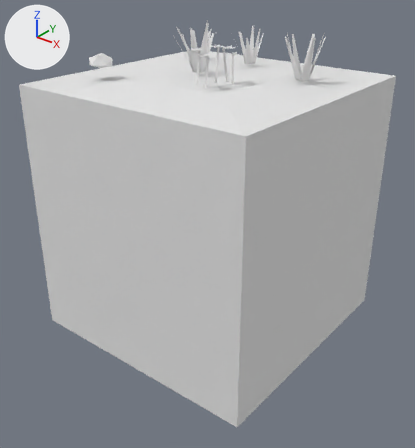
The FBX model Assets/Tiles/Grass/Grass light 0.fbx as it was, and as the next commit left it.
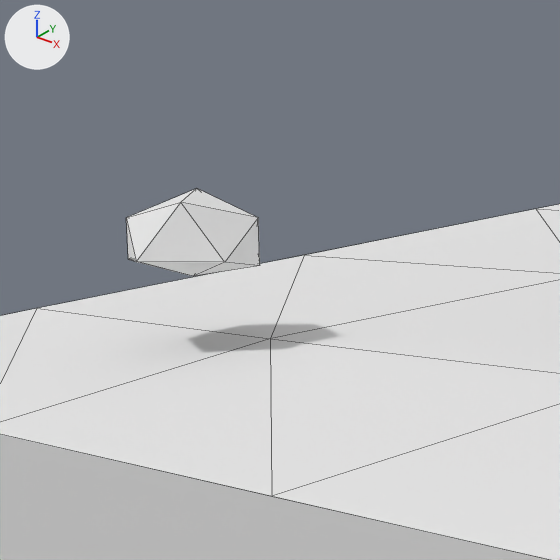
There are two pictures of each version: one whole from a camera (50 mm lens) standing at (2.671, -3.412, 1.956) and looking at (0.054, -0.142, -0.071), one close up on the part from 16% to 40% of the width and 4% to 26% of the height. Arrows for +X, +Y and +Z are at upper left; the lights stay in place. The last two pictures show the newer version. The close-ups show mesh edges as thin lines. Where no turn or scale is listed for an object, it has been applied to the vertices. Vertices at exactly the same position are counted once.

The first close-up shows 'Grass light 0'.
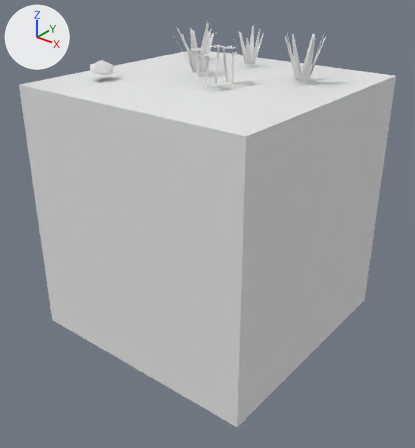
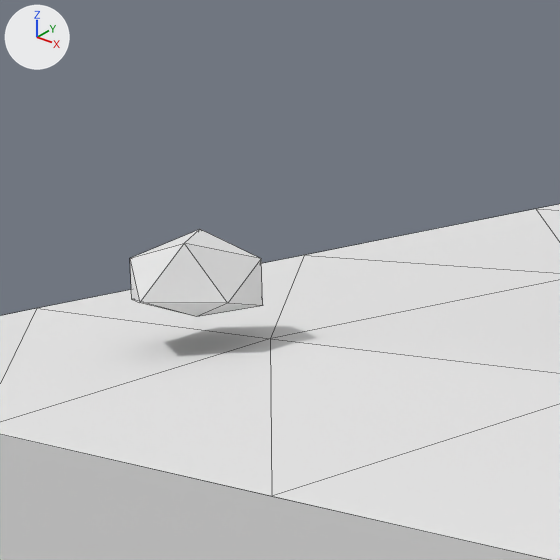
Scene script edits in JSON lines:
```json
{"block": "me_grass_light_0", "where": "me_grass_light_0.from_pydata(...)  # 271 vertices, 138 faces; spans x -1.0..1.0, y -1.0..1.0, z -1.0..1.45"}
{"block": "me_grass_light_0", "where": "# used by ob_grass_light_0; location = (0.0, 0.0, 0.0)"}
{"block": "me_grass_light_0", "change": "me_grass_light_0 part 1: the loose piece of 12 vertices spanning x -0.66..-0.49, y -0.68..-0.48, z 1.16..1.26 is moved by (0.0, 0.0, -0.05)"}
```

Changed parts and their boxes [x1, y1, x2, y2] in the close-ups (560 x 560 px; the box of a moved part takes in the faces that stretch with it):
```json
{"object": "Grass light 0", "change": "reshaped", "before": [0, 189, 560, 560], "after": [0, 204, 560, 560]}
{"part": 1, "of": "me_grass_light_0", "change": "moved or reshaped", "before": [126, 189, 260, 276], "after": [130, 229, 263, 317]}
```
